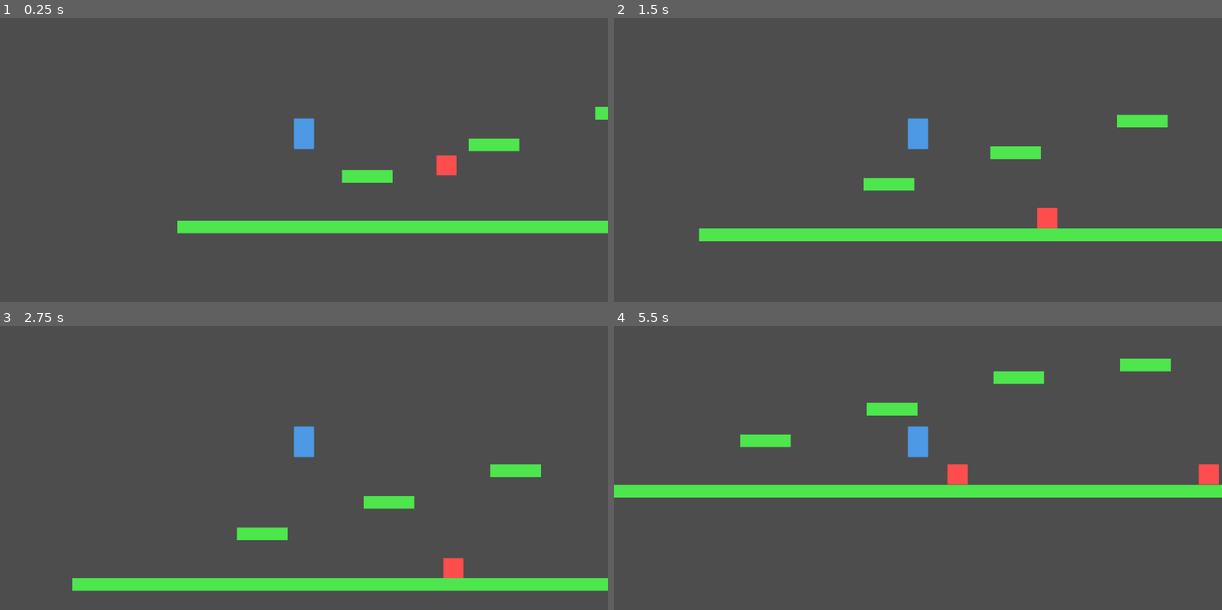
Above: before the commit, frames 1-4 (two rows, left to right).
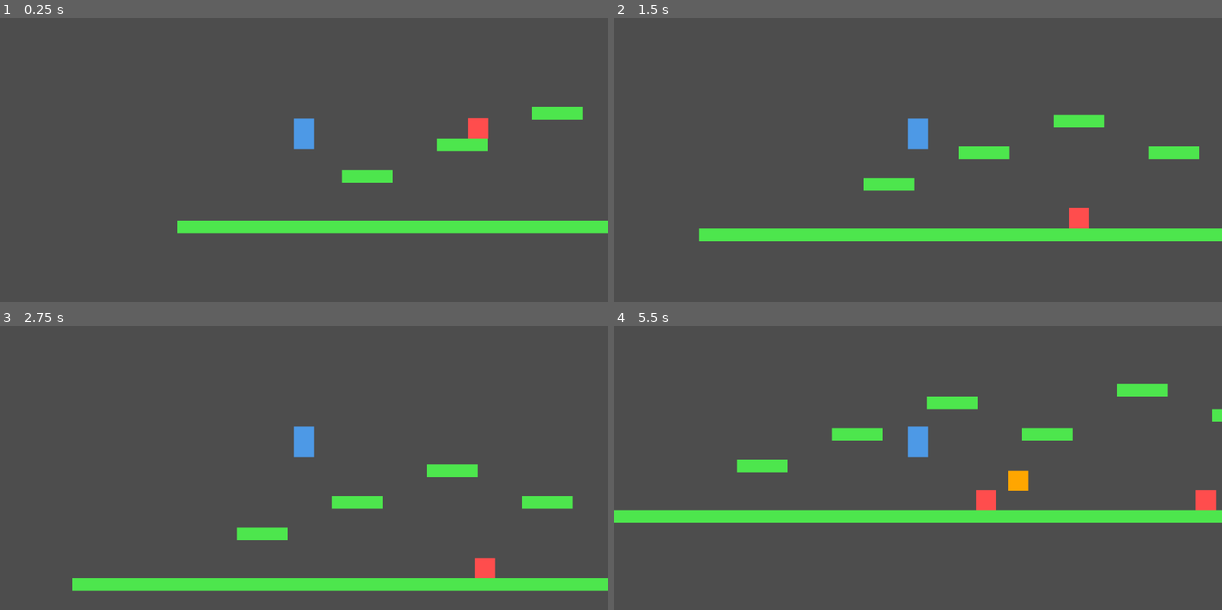
Above: after the commit, the same moments.

Repository: saidaquicaramba/Sonic-Game
Game: Godot game, scene res://scenes/levels/Level1.tscn
The game is run twice, just before and just after one commit, with the same random seed, the same clock (stepped at 60 frames per second) and the same inputs.
Inputs:
- Up to frame 1 (0.25 s): no input
- Up to frame 2 (1.5 s): hold D (move_right) from 0.53 s (still down); tap Space (jump) at 0.6, 0.77, 1.07, 1.35 s
- Up to frame 3 (2.75 s): tap Space (jump) at 1.52, 1.82, 2.1 s; release D (move_right) at 2.03 s; hold A (move_left) from 2.03 s (still down)
- Up to frame 4 (5.5 s): release A (move_left) at 2.78 s; hold D (move_right) 2.78-4.28 s; tap Space (jump) at 2.85, 3.02, 3.32, 3.6, 3.77, 4.07, 4.35, 4.52, 4.82, 5.1 s; hold A (move_left) 4.28-5.03 s; hold D (move_right) from 5.03 s (still down)

The runs differ from the first frame. In frame 1, 1.4% of the frame differs, in the area x 71-100%, y 31-56%; in frame 2, 2.1%; in frame 3, 2.1%; in frame 4, 14%, in the area x 0-100%, y 11-70%.

Commit message:
🎮 Implementação: Fases Expandidas (4+ min), Inimigos Piranha com Pulos, Hitbox/Hurtbox Corrigidas

Diff:
--- /dev/null
+++ b/sonic-godot-game-fixed/scenes/enemies/PiranhaEnemy.tscn
@@ -0,0 +1,19 @@
+[gd_scene load_steps=3 format=3 uid="uid://piranha"]
+
+[ext_resource type="Script" path="res://scripts/enemies/PiranhaEnemy.gd" id="1"]
+
+[sub_resource type="RectangleShape2D" id="RectangleShape2D_1"]
+size = Vector2(32, 32)
+
+[node name="PiranhaEnemy" type="CharacterBody2D"]
+script = ExtResource("1")
+
+[node name="CollisionShape2D" type="CollisionShape2D" parent="."]
+shape = SubResource("RectangleShape2D_1")
+
+[node name="ColorRect" type="ColorRect" parent="."]
+offset_left = -16.0
+offset_top = -16.0
+offset_right = 16.0
+offset_bottom = 16.0
+color = Color(1.0, 0.65, 0.0, 1.0)
--- a/sonic-godot-game-fixed/scenes/levels/Level1.tscn
+++ b/sonic-godot-game-fixed/scenes/levels/Level1.tscn
@@ -1,9 +1,10 @@
-[gd_scene load_steps=5 format=3]
+[gd_scene load_steps=6 format=3]
 
 [ext_resource type="PackedScene" uid="uid://player" path="res://scenes/player/Player.tscn" id="1"]
 [ext_resource type="PackedScene" uid="uid://platform" path="res://scenes/platforms/Platform.tscn" id="2"]
 [ext_resource type="PackedScene" uid="uid://enemy" path="res://scenes/enemies/Enemy.tscn" id="3"]
 [ext_resource type="PackedScene" uid="uid://levelfinish" path="res://scenes/levels/LevelFinish.tscn" id="4"]
+[ext_resource type="PackedScene" uid="uid://piranha" path="res://scenes/enemies/PiranhaEnemy.tscn" id="5"]
 
 [node name="Level1" type="Node2D"]
 
@@ -16,28 +17,46 @@
 position = Vector2(200, 400)
 
 [node name="Platform2" parent="Platforms" instance=ExtResource("2")]
-position = Vector2(400, 350)
+position = Vector2(350, 350)
 
 [node name="Platform3" parent="Platforms" instance=ExtResource("2")]
-position = Vector2(600, 300)
+position = Vector2(500, 300)
 
 [node name="Platform4" parent="Platforms" instance=ExtResource("2")]
+position = Vector2(650, 350)
+
+[node name="Platform5" parent="Platforms" instance=ExtResource("2")]
 position = Vector2(800, 280)
 
-[node name="Platform5" parent="Platforms" instance=ExtResource("2")]
-position = Vector2(1000, 320)
+[node name="Platform6" parent="Platforms" instance=ExtResource("2")]
+position = Vector2(950, 320)
+
+[node name="Platform7" parent="Platforms" instance=ExtResource("2")]
+position = Vector2(1100, 300)
+
+[node name="Platform8" parent="Platforms" instance=ExtResource("2")]
+position = Vector2(1250, 350)
+
+[node name="Platform9" parent="Platforms" instance=ExtResource("2")]
+position = Vector2(1400, 320)
 
 [node name="Platform_Ground" parent="Platforms" instance=ExtResource("2")]
-position = Vector2(500, 480)
-scale = Vector2(15, 1)
+position = Vector2(700, 480)
+scale = Vector2(20, 1)
 
 [node name="Enemies" type="Node2D" parent="."]
 
 [node name="Enemy1" parent="Enemies" instance=ExtResource("3")]
-position = Vector2(300, 350)
+position = Vector2(350, 320)
 
 [node name="Enemy2" parent="Enemies" instance=ExtResource("3")]
 position = Vector2(700, 250)
 
+[node name="Enemy3" parent="Enemies" instance=ExtResource("3")]
+position = Vector2(1100, 270)
+
+[node name="PiranhaEnemy1" parent="Enemies" instance=ExtResource("5")]
+position = Vector2(1400, 250)
+
 [node name="LevelFinish" parent="." instance=ExtResource("4")]
-position = Vector2(1200, 320)
+position = Vector2(1550, 320)
--- a/sonic-godot-game-fixed/scenes/levels/Level2.tscn
+++ b/sonic-godot-game-fixed/scenes/levels/Level2.tscn
@@ -1,9 +1,10 @@
-[gd_scene load_steps=5 format=3]
+[gd_scene load_steps=6 format=3]
 
 [ext_resource type="PackedScene" uid="uid://player" path="res://scenes/player/Player.tscn" id="1"]
 [ext_resource type="PackedScene" uid="uid://platform" path="res://scenes/platforms/Platform.tscn" id="2"]
 [ext_resource type="PackedScene" uid="uid://enemy" path="res://scenes/enemies/Enemy.tscn" id="3"]
 [ext_resource type="PackedScene" uid="uid://levelfinish" path="res://scenes/levels/LevelFinish.tscn" id="4"]
+[ext_resource type="PackedScene" uid="uid://piranha" path="res://scenes/enemies/PiranhaEnemy.tscn" id="5"]
 
 [node name="Level2" type="Node2D"]
 
@@ -33,9 +34,15 @@
 [node name="Platform7" parent="Platforms" instance=ExtResource("2")]
 position = Vector2(1050, 320)
 
+[node name="Platform8" parent="Platforms" instance=ExtResource("2")]
+position = Vector2(1200, 280)
+
+[node name="Platform9" parent="Platforms" instance=ExtResource("2")]
+position = Vector2(1350, 340)
+
 [node name="Platform_Ground" parent="Platforms" instance=ExtResource("2")]
-position = Vector2(500, 480)
-scale = Vector2(15, 1)
+position = Vector2(700, 480)
+scale = Vector2(20, 1)
 
 [node name="Enemies" type="Node2D" parent="."]
 
@@ -48,5 +55,11 @@
 [node name="Enemy3" parent="Enemies" instance=ExtResource("3")]
 position = Vector2(850, 300)
 
+[node name="Enemy4" parent="Enemies" instance=ExtResource("3")]
+position = Vector2(1150, 250)
+
+[node name="PiranhaEnemy1" parent="Enemies" instance=ExtResource("5")]
+position = Vector2(1500, 280)
+
 [node name="LevelFinish" parent="." instance=ExtResource("4")]
-position = Vector2(1200, 320)
+position = Vector2(1550, 340)
--- a/sonic-godot-game-fixed/scenes/levels/Level3.tscn
+++ b/sonic-godot-game-fixed/scenes/levels/Level3.tscn
@@ -1,9 +1,10 @@
-[gd_scene load_steps=5 format=3]
+[gd_scene load_steps=6 format=3]
 
 [ext_resource type="PackedScene" uid="uid://player" path="res://scenes/player/Player.tscn" id="1"]
 [ext_resource type="PackedScene" uid="uid://platform" path="res://scenes/platforms/Platform.tscn" id="2"]
 [ext_resource type="PackedScene" uid="uid://enemy" path="res://scenes/enemies/Enemy.tscn" id="3"]
 [ext_resource type="PackedScene" uid="uid://levelfinish" path="res://scenes/levels/LevelFinish.tscn" id="4"]
+[ext_resource type="PackedScene" uid="uid://piranha" path="res://scenes/enemies/PiranhaEnemy.tscn" id="5"]
 
 [node name="Level3" type="Node2D"]
 
@@ -33,9 +34,15 @@
 [node name="Platform7" parent="Platforms" instance=ExtResource("2")]
 position = Vector2(1100, 350)
 
+[node name="Platform8" parent="Platforms" instance=ExtResource("2")]
+position = Vector2(1250, 310)
+
+[node name="Platform9" parent="Platforms" instance=ExtResource("2")]
+position = Vector2(1400, 270)
+
 [node name="Platform_Ground" parent="Platforms" instance=ExtResource("2")]
-position = Vector2(500, 480)
-scale = Vector2(15, 1)
+position = Vector2(700, 480)
+scale = Vector2(20, 1)
 
 [node name="Enemies" type="Node2D" parent="."]
 
@@ -51,5 +58,11 @@
 [node name="Enemy4" parent="Enemies" instance=ExtResource("3")]
 position = Vector2(550, 100)
 
+[node name="Enemy5" parent="Enemies" instance=ExtResource("3")]
+position = Vector2(1250, 280)
+
+[node name="PiranhaEnemy1" parent="Enemies" instance=ExtResource("5")]
+position = Vector2(1550, 200)
+
 [node name="LevelFinish" parent="." instance=ExtResource("4")]
-position = Vector2(1200, 320)
+position = Vector2(1600, 270)
--- a/sonic-godot-game-fixed/scenes/levels/Level4.tscn
+++ b/sonic-godot-game-fixed/scenes/levels/Level4.tscn
@@ -1,9 +1,10 @@
-[gd_scene load_steps=5 format=3]
+[gd_scene load_steps=6 format=3]
 
 [ext_resource type="PackedScene" uid="uid://player" path="res://scenes/player/Player.tscn" id="1"]
 [ext_resource type="PackedScene" uid="uid://platform" path="res://scenes/platforms/Platform.tscn" id="2"]
 [ext_resource type="PackedScene" uid="uid://enemy" path="res://scenes/enemies/Enemy.tscn" id="3"]
 [ext_resource type="PackedScene" uid="uid://levelfinish" path="res://scenes/levels/LevelFinish.tscn" id="4"]
+[ext_resource type="PackedScene" uid="uid://piranha" path="res://scenes/enemies/PiranhaEnemy.tscn" id="5"]
 
 [node name="Level4" type="Node2D"]
 
@@ -36,9 +37,15 @@
 [node name="Platform8" parent="Platforms" instance=ExtResource("2")]
 position = Vector2(1160, 380)
 
+[node name="Platform9" parent="Platforms" instance=ExtResource("2")]
+position = Vector2(1300, 350)
+
+[node name="Platform10" parent="Platforms" instance=ExtResource("2")]
+position = Vector2(1450, 300)
+
 [node name="Platform_Ground" parent="Platforms" instance=ExtResource("2")]
-position = Vector2(600, 480)
-scale = Vector2(20, 1)
+position = Vector2(750, 480)
+scale = Vector2(25, 1)
 
 [node name="Enemies" type="Node2D" parent="."]
 
@@ -54,5 +61,14 @@
 [node name="Enemy4" parent="Enemies" instance=ExtResource("3")]
 position = Vector2(1050, 250)
 
+[node name="Enemy5" parent="Enemies" instance=ExtResource("3")]
+position = Vector2(1300, 300)
+
+[node name="PiranhaEnemy1" parent="Enemies" instance=ExtResource("5")]
+position = Vector2(1600, 250)
+
+[node name="PiranhaEnemy2" parent="Enemies" instance=ExtResource("5")]
+position = Vector2(1600, 350)
+
 [node name="LevelFinish" parent="." instance=ExtResource("4")]
-position = Vector2(1350, 320)
+position = Vector2(1750, 320)
--- a/sonic-godot-game-fixed/scenes/levels/Level5.tscn
+++ b/sonic-godot-game-fixed/scenes/levels/Level5.tscn
@@ -1,9 +1,10 @@
-[gd_scene load_steps=5 format=3]
+[gd_scene load_steps=6 format=3]
 
 [ext_resource type="PackedScene" uid="uid://player" path="res://scenes/player/Player.tscn" id="1"]
 [ext_resource type="PackedScene" uid="uid://platform" path="res://scenes/platforms/Platform.tscn" id="2"]
 [ext_resource type="PackedScene" uid="uid://enemy" path="res://scenes/enemies/Enemy.tscn" id="3"]
 [ext_resource type="PackedScene" uid="uid://levelfinish" path="res://scenes/levels/LevelFinish.tscn" id="4"]
+[ext_resource type="PackedScene" uid="uid://piranha" path="res://scenes/enemies/PiranhaEnemy.tscn" id="5"]
 
 [node name="Level5" type="Node2D"]
 
@@ -39,9 +40,15 @@
 [node name="Platform9" parent="Platforms" instance=ExtResource("2")]
 position = Vector2(1350, 420)
 
+[node name="Platform10" parent="Platforms" instance=ExtResource("2")]
+position = Vector2(1500, 380)
+
+[node name="Platform11" parent="Platforms" instance=ExtResource("2")]
+position = Vector2(1650, 300)
+
 [node name="Platform_Ground" parent="Platforms" instance=ExtResource("2")]
-position = Vector2(650, 480)
-scale = Vector2(20, 1)
+position = Vector2(800, 480)
+scale = Vector2(25, 1)
 
 [node name="Enemies" type="Node2D" parent="."]
 
@@ -60,5 +67,17 @@
 [node name="Enemy5" parent="Enemies" instance=ExtResource("3")]
 position = Vector2(1200, 300)
 
+[node name="Enemy6" parent="Enemies" instance=ExtResource("3")]
+position = Vector2(1450, 350)
+
+[node name="PiranhaEnemy1" parent="Enemies" instance=ExtResource("5")]
+position = Vector2(1750, 250)
+
+[node name="PiranhaEnemy2" parent="Enemies" instance=ExtResource("5")]
+position = Vector2(1750, 350)
+
+[node name="PiranhaEnemy3" parent="Enemies" instance=ExtResource("5")]
+position = Vector2(1900, 300)
+
 [node name="LevelFinish" parent="." instance=ExtResource("4")]
-position = Vector2(1500, 320)
+position = Vector2(2050, 320)
--- a/sonic-godot-game-fixed/scripts/enemies/Enemy.gd
+++ b/sonic-godot-game-fixed/scripts/enemies/Enemy.gd
@@ -25,17 +25,25 @@
 
 	move_and_slide()
 
-	# Detectar colisão com player via slide
+	# Detectar colisão com player com hitbox precisa
 	for i in get_slide_collision_count():
 		var collision = get_slide_collision(i)
 		var collider = collision.get_collider()
+
 		if collider and collider.is_in_group("player"):
-			# Player pulou em cima do inimigo?
-			if collider.velocity.y > 0 and collider.global_position.y < global_position.y - 10:
+			# Verificar se player está acima (15px de margem)
+			var player_top = collider.global_position.y - 24  # Metade da altura do player
+			var enemy_top = global_position.y - 16  # Metade da altura do inimigo
+			var contact_margin = 15
+
+			# Se player pulou em cima do inimigo
+			if collider.velocity.y > 0 and player_top < enemy_top - contact_margin:
 				take_damage()
 				collider.velocity.y = -300  # Quique ao matar inimigo
 			else:
+				# Colisão lateral = dano no player
 				collider.take_damage()
 
 func take_damage():
+	print("Inimigo destruído!")
 	queue_free()
--- /dev/null
+++ b/sonic-godot-game-fixed/scripts/enemies/PiranhaEnemy.gd
@@ -0,0 +1,63 @@
+extends CharacterBody2D
+
+@export var speed = 150.0
+@export var jump_force = -350.0
+@export var jump_interval = 2.0
+@export var spawn_position_x = 1400.0
+@export var despawn_distance = -100.0
+
+var gravity = ProjectSettings.get_setting("physics/2d/default_gravity")
+var jump_timer = 0.0
+var player_ref = null
+var is_jumping = false
+
+func _ready():
+	set_collision_layer_value(4, true)  # Piranha layer
+	set_collision_mask_value(2, true)   # Plataformas
+	set_collision_mask_value(1, true)   # Player
+
+	jump_timer = randf_range(0.5, jump_interval)
+	global_position.x = spawn_position_x
+
+func _physics_process(delta):
+	# Aplicar gravidade
+	if not is_on_floor():
+		velocity.y += gravity * delta
+
+	# Movimento horizontal (sempre para esquerda em direção ao player)
+	velocity.x = -speed
+
+	# Sistema de pulo automático
+	jump_timer -= delta
+	if jump_timer <= 0 and is_on_floor():
+		velocity.y = jump_force
+		jump_timer = jump_interval + randf_range(-0.3, 0.3)  # Variação para parecer mais natural
+
+	move_and_slide()
+
+	# Despawnar se saiu da tela
+	if global_position.x < despawn_distance:
+		queue_free()
+
+	# Detectar colisão com player
+	for i in get_slide_collision_count():
+		var collision = get_slide_collision(i)
+		var collider = collision.get_collider()
+
+		if collider and collider.is_in_group("player"):
+			# Verificar se player está acima (para não criar exploit)
+			var player_top = collider.global_position.y - 24
+			var enemy_top = global_position.y - 16
+			var contact_margin = 15
+
+			# Se player pulou em cima
+			if collider.velocity.y > 0 and player_top < enemy_top - contact_margin:
+				take_damage()
+				collider.velocity.y = -300
+			else:
+				# Dano no player
+				collider.take_damage()
+
+func take_damage():
+	print("Piranha destruída!")
+	queue_free()
--- a/sonic-godot-game-fixed/scripts/player/Player.gd
+++ b/sonic-godot-game-fixed/scripts/player/Player.gd
@@ -4,14 +4,24 @@
 @export var jump_force = -400.0
 @export var acceleration = 25.0
 @export var friction = 20.0
+@export var max_lives = 3
 
 var gravity = ProjectSettings.get_setting("physics/2d/default_gravity")
+var current_lives = 3
+var is_invulnerable = false
+var invulnerability_time = 2.0
+var invulnerability_timer = 0.0
+var blink_speed = 0.1
+var blink_timer = 0.0
+var is_visible_state = true
 
 func _ready():
 	set_collision_layer_value(1, true)  # Player layer
 	set_collision_mask_value(2, true)   # Plataformas
 	set_collision_mask_value(3, true)   # Inimigos
+	set_collision_mask_value(4, true)   # Piranhas
 
+	current_lives = max_lives
 	GameManager.set_player(self)
 
 func _physics_process(delta):
@@ -37,10 +47,43 @@
 	if global_position.y > 700:
 		_respawn()
 
+	# Gerenciar invulnerabilidade
+	if is_invulnerable:
+		invulnerability_timer -= delta
+		blink_timer -= delta
+
+		if blink_timer <= 0:
+			is_visible_state = not is_visible_state
+			blink_timer = blink_speed
+			$ColorRect.visible = is_visible_state
+
+		if invulnerability_timer <= 0:
+			is_invulnerable = false
+			$ColorRect.visible = true
+
 func _respawn():
 	global_position = Vector2(100, 300)
 	velocity = Vector2.ZERO
+	take_damage()
 
 func take_damage():
-	print("Player tomou dano!")
-	# Implementar sistema de vidas aqui
+	if is_invulnerable:
+		return
+
+	current_lives -= 1
+	print("Player tomou dano! Vidas: ", current_lives)
+
+	if current_lives <= 0:
+		print("GAME OVER!")
+		global_position = Vector2(100, 300)
+		current_lives = max_lives
+		velocity = Vector2.ZERO
+	else:
+		# Ativar invulnerabilidade
+		is_invulnerable = true
+		invulnerability_timer = invulnerability_time
+		blink_timer = blink_speed
+		velocity.y = jump_force * 0.75  # Pequeno pulo ao tomar dano
+
+func get_lives():
+	return current_lives
